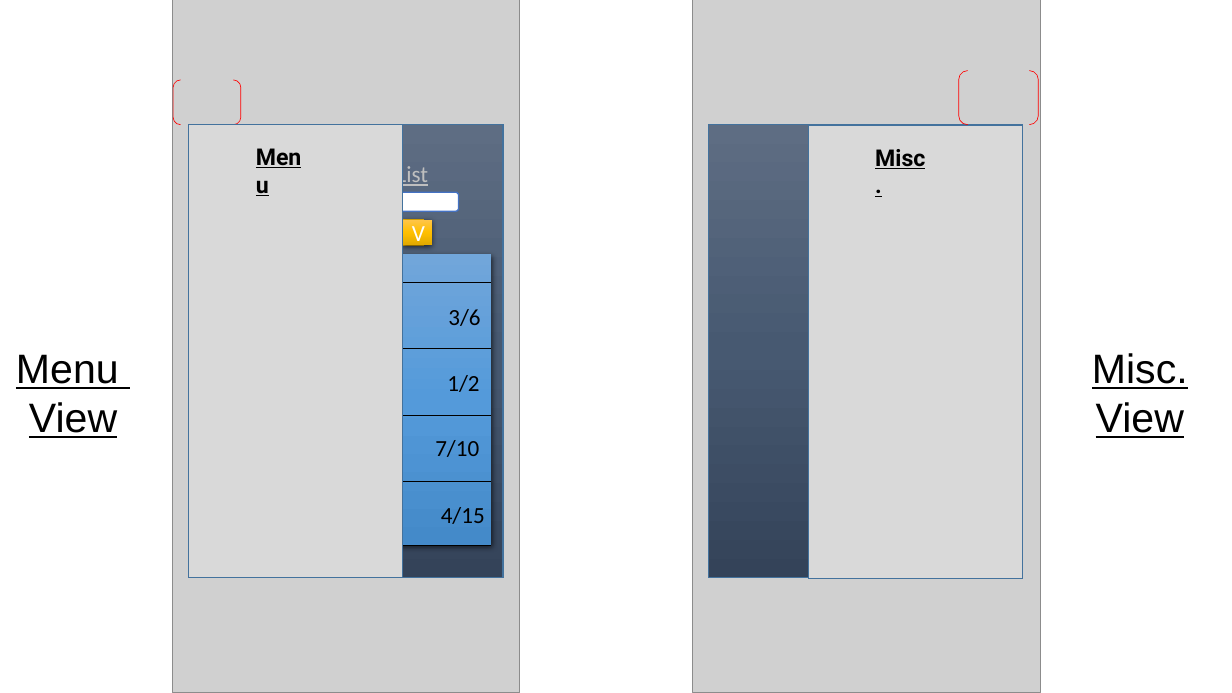
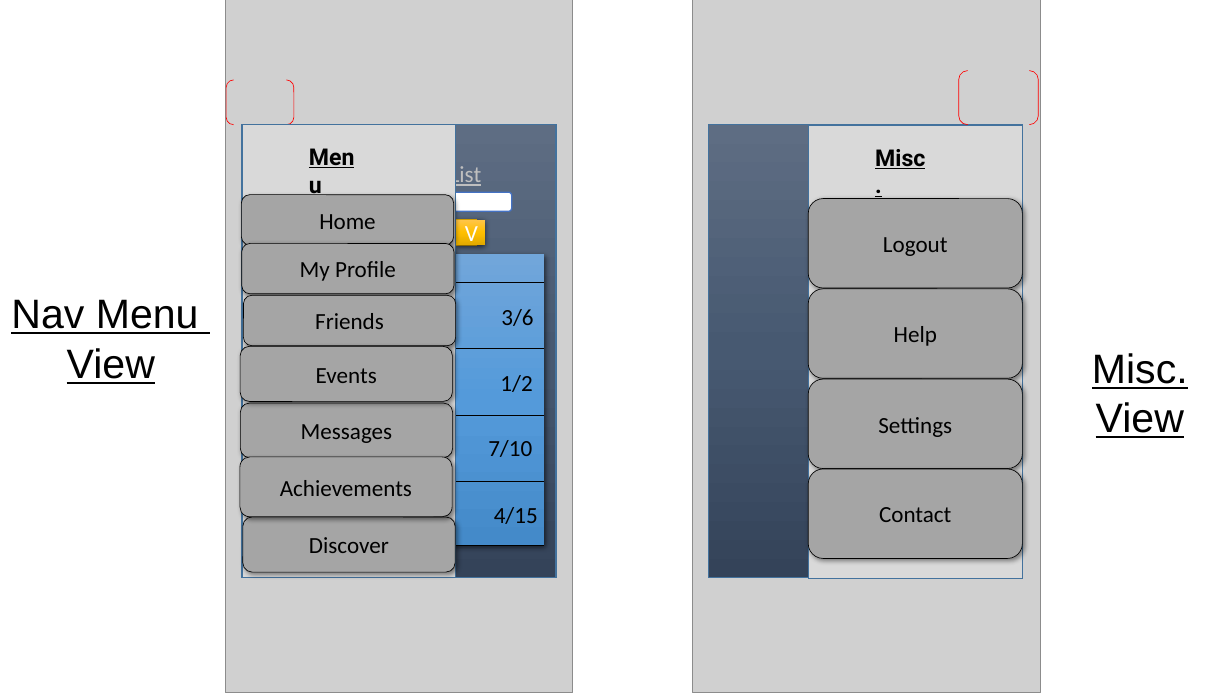
Before and after one commit to gfoudree/whosplayin, a slide deck: slide 8 of ScreenSketches/Storyboard Design.pptx. Drawn at 1232x693 pixels with LibreOffice and Linux fonts; fonts in the diff are those of the drawing; grey boxes stand for pictures. Boxes give left, top, right and bottom in pixels: in the first picture for what was removed or moved away, otherwise in the second. Text is boxed around its words. In the diff, an @@ line names an element or a change of style, - is before the commit and + after.

Commit message:
Screen Flow Diagram and Screen Sketches
I completed the Screen Flow Diagram and the Nav-Bar Side Menu and Misc.
Side Menu Screen Sketches. All three pdfs are in Screen Sketches Folder

```diff
--- a/ScreenSketches/Storyboard Design.pptx
+++ b/ScreenSketches/Storyboard Design.pptx
@@ text "Menu": place and size @@
-text "Menu" at [16, 354, 119, 389]
+text "Menu" at [96, 299, 199, 334]
@@ rounded rectangle added at [241, 195, 454, 246], fill #A5A5A5, outline #000000 0.5 pt, 18 pt, text #000000 @@
+Home
@@ 5 rectangles, 5 texts, 5 lines, 1 picture, 1 bracket pair, 1 rounded rectangle: place and size @@
-5 rectangles, 5 texts, 5 lines, 1 picture, 1 bracket pair, 1 rounded rectangle at [172, 0, 519, 693]
+5 rectangles, 5 texts, 5 lines, 1 picture, 1 bracket pair, 1 rounded rectangle at [226, 0, 573, 693]
@@ text in rounded rectangle at [368, 192, 424, 195]: text added @@
+Search
@@ rounded rectangle added at [809, 199, 1023, 288], fill #A5A5A5, outline #000000 0.5 pt, 18 pt, text #000000 @@
+Logout
@@ text in rectangle at [361, 222, 409, 244]: text added @@
+Filter
@@ rounded rectangle added at [242, 243, 455, 294], fill #A5A5A5, outline #000000 0.5 pt, 18 pt, text #000000 @@
+My Profile
@@ text added at [251, 262, 341, 281], 18 pt, text #FFFFFF @@
+Results: 4
@@ text "Nav Menu": place and size @@
-text "Nav Menu" at [29, 402, 117, 438]
+text "Nav Menu" at [11, 299, 155, 384]
@@ text at [11, 299, 84, 334]: text changed @@
-Menu
+Nav Menu
@@ rounded rectangle added at [244, 296, 457, 347], fill #A5A5A5, outline #000000 0.5 pt, 18 pt, text #000000 @@
+Friends
@@ rounded rectangle added at [809, 289, 1023, 379], fill #A5A5A5, outline #000000 0.5 pt, 18 pt, text #000000 @@
+Help
@@ rounded rectangle added at [240, 347, 453, 402], fill #A5A5A5, outline #000000 0.5 pt, 18 pt, text #000000 @@
+Events
@@ rounded rectangle added at [809, 379, 1023, 469], fill #A5A5A5, outline #000000 0.5 pt, 18 pt, text #000000 @@
+Settings
@@ rounded rectangle added at [240, 403, 453, 457], fill #A5A5A5, outline #000000 0.5 pt, 18 pt, text #000000 @@
+Messages
@@ text added at [318, 441, 451, 459], 12 pt, text #000000 @@
+East Park (3.75 miles)
@@ rounded rectangle added at [240, 457, 453, 518], fill #A5A5A5, outline #000000 0.5 pt, 18 pt, text #000000 @@
+Achievements
@@ rounded rectangle added at [809, 470, 1023, 559], fill #A5A5A5, outline #000000 0.5 pt, 18 pt, text #000000 @@
+Contact
@@ rounded rectangle added at [243, 517, 456, 572], fill #A5A5A5, outline #000000 0.5 pt, 18 pt, text #000000 @@
+Discover
```
Also in this commit, not shown: 2 other files.
